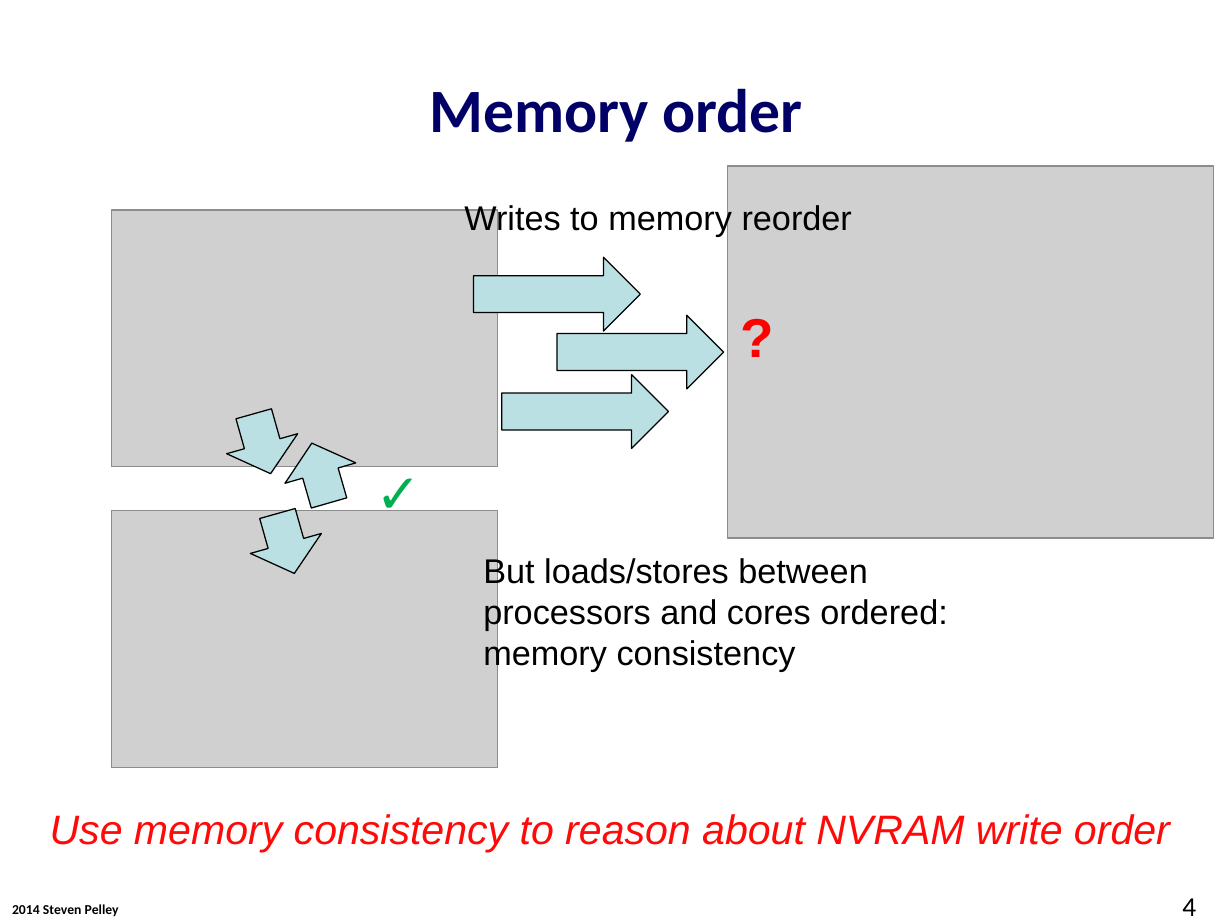
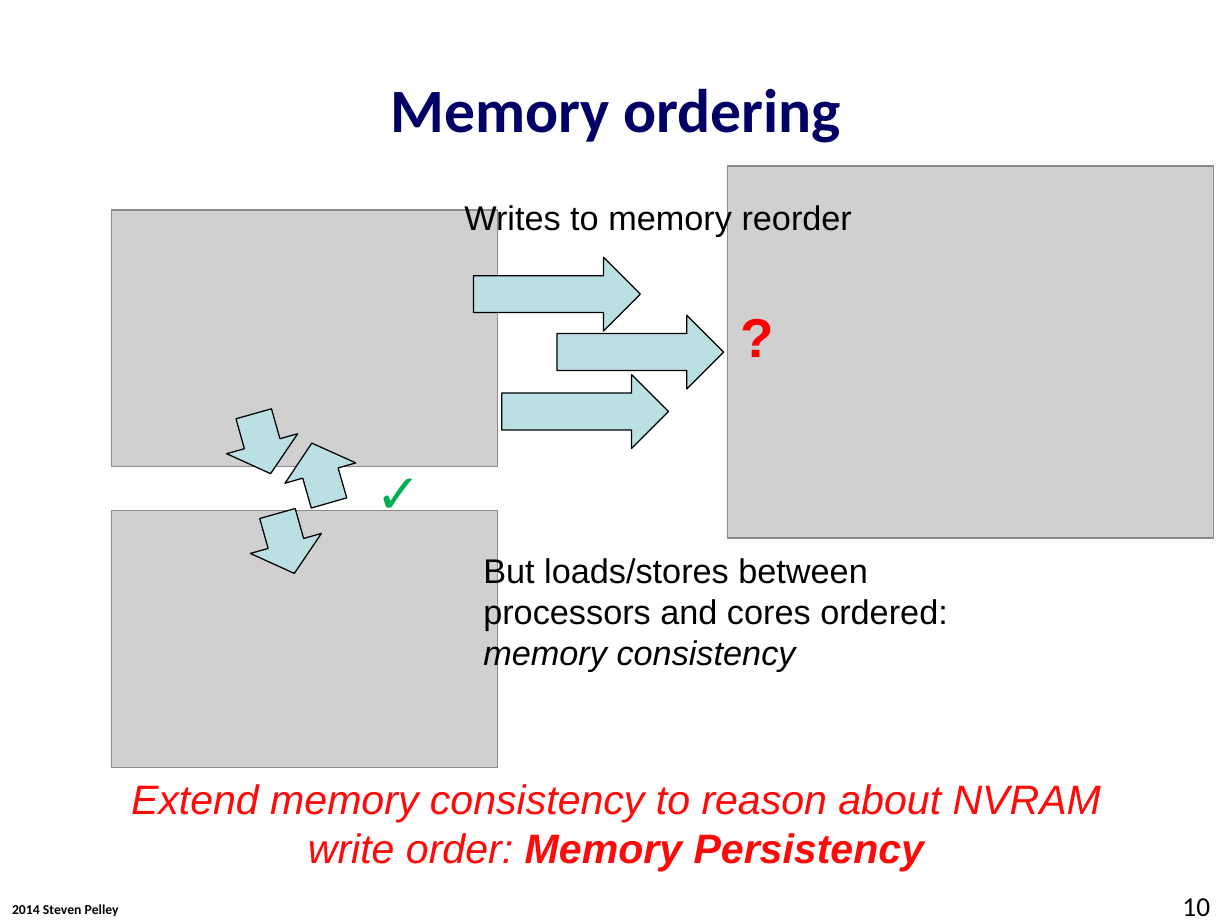
Before and after one commit to Abulila/dissertation, a slide deck: slide 10 of proposal/defense.pptx (slide 4 before the commit). Drawn at 1232x924 pixels with LibreOffice and Linux fonts; fonts in the diff are those of the drawing; grey boxes stand for pictures; background and template pictures are left out. Boxes give left, top, right and bottom in pixels: in the first picture for what was removed or moved away, otherwise in the second. Text is boxed around its words. In the diff, an @@ line names an element or a change of style, - is before the commit and + after.

Commit message:
defense.pptx: intro and working on epoch persistency definition

```diff
--- a/proposal/defense.pptx
+++ b/proposal/defense.pptx
@@ title at (x1=391, y1=88, x2=841, y2=143): text changed @@
-Memory order
+Memory ordering
@@ text "But loads/stores between processors and ..." at (x1=483, y1=556, x2=948, y2=672): italic on in "memory consistency" @@
@@ text at (x1=131, y1=784, x2=1101, y2=871): text changed @@
-Use memory consistency to reason about NVRAM write order
+Extend memory consistency to reason about NVRAM write order: Memory Persistency
@@ page number at (x1=1182, y1=898, x2=1210, y2=916): text changed @@
-4
+10
```
Also in this commit, not shown: 13 other slides changed, 12 slides added, 2 slides removed.
